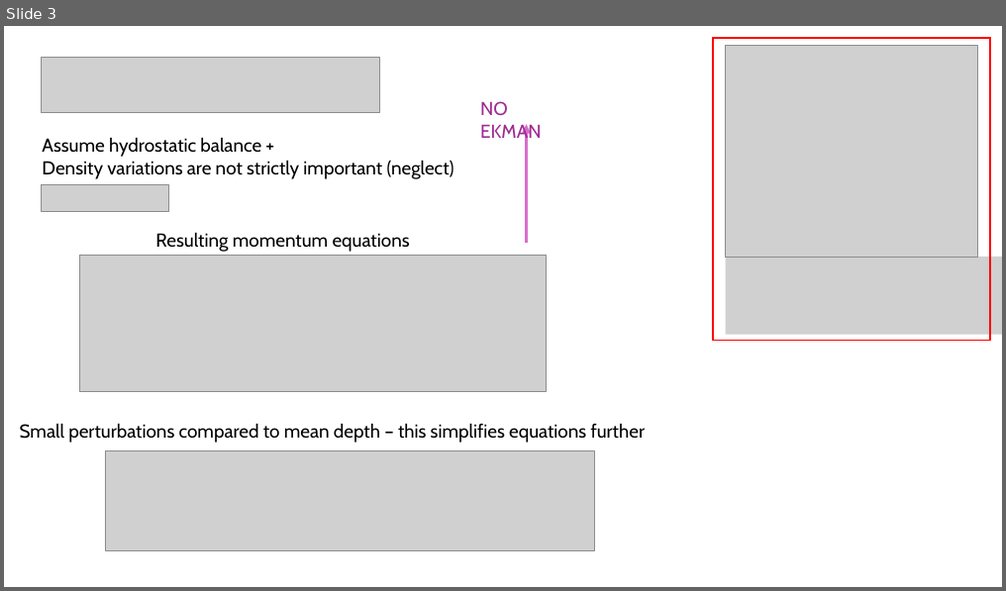
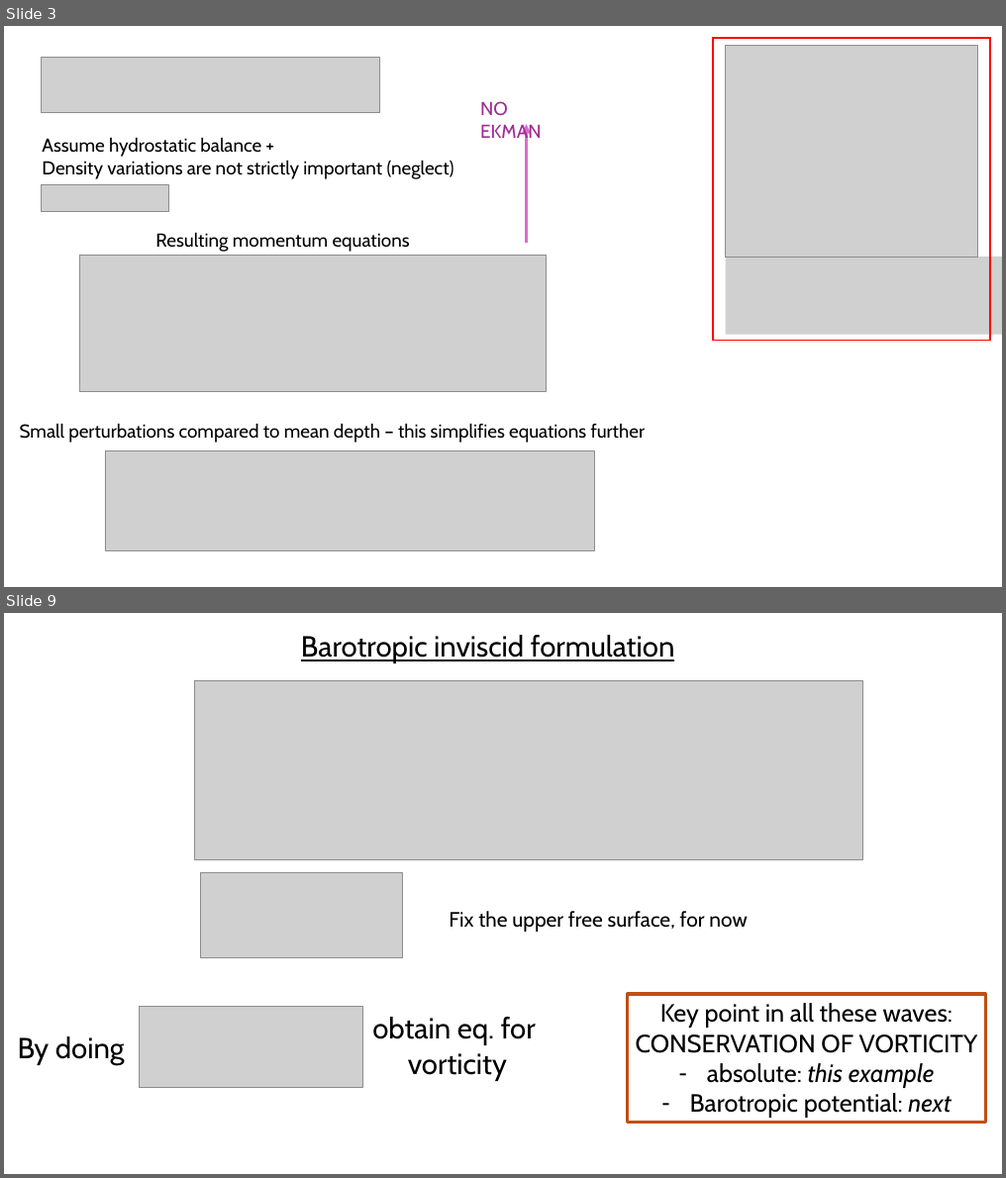
Before and after one commit to meteorologopazzo/meteorologopazzo, a slide deck: waves_presentation/waves.pptx. Shown one above the other, each under a label of ours: slide 3 before the commit, slides 3 and 9 after it; the slides between them are not shown. The pictures are 1006x591 and 1006x1178 pixels, drawn with LibreOffice and Linux fonts; fonts in the diff are those of the drawing; grey boxes stand for pictures. Boxes give left, top, right and bottom in pixels: in the first picture for what was removed or moved away, otherwise in the second. Text is boxed around its words. In the diff, an @@ line names an element or a change of style, - is before the commit and + after.

```diff
--- a/waves_presentation/waves.pptx
+++ b/waves_presentation/waves.pptx
@@ slide 9 added at [4, 613, 1002, 1174], background #FFFFFF @@
@@ text added at [301, 635, 675, 663], 28 pt, text #000000, underline @@
+Barotropic inviscid formulation
@@ picture added at [195, 680, 863, 861] @@
@@ picture added at [201, 872, 403, 959] @@
@@ text added at [449, 911, 746, 932], 20 pt, text #000000 @@
+Fix the upper free surface, for now
@@ rectangle added at [628, 994, 985, 1123], outline #C04F15 3 pt, 24 pt, text #000000 @@
+Key point in all these waves:
+CONSERVATION OF VORTICITY
+– absolute: this example
+– Barotropic potential: next
@@ picture added at [140, 1007, 362, 1087] @@
@@ text added at [372, 1017, 536, 1081], 28 pt, text #000000 @@
+obtain eq. for
+vorticity
@@ text added at [18, 1037, 125, 1065], 28 pt, text #000000 @@
+By doing
```
Also in this commit, not shown: 4 slides changed, 6 other slides added, 1 slide removed.
